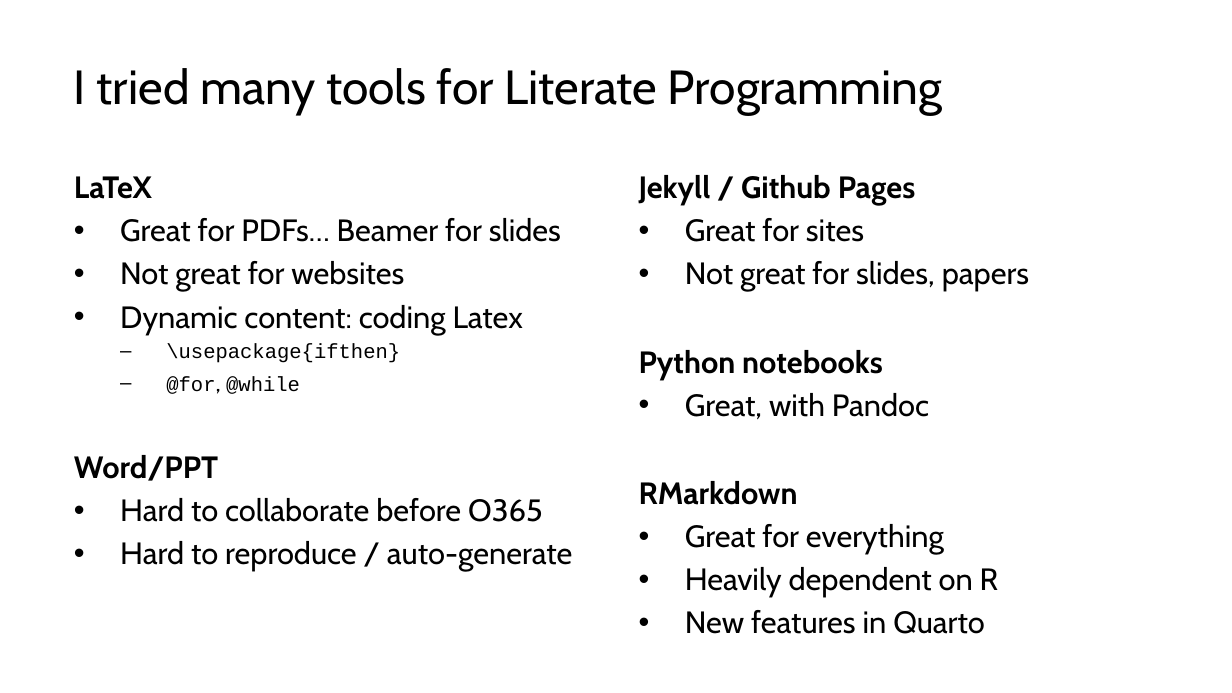
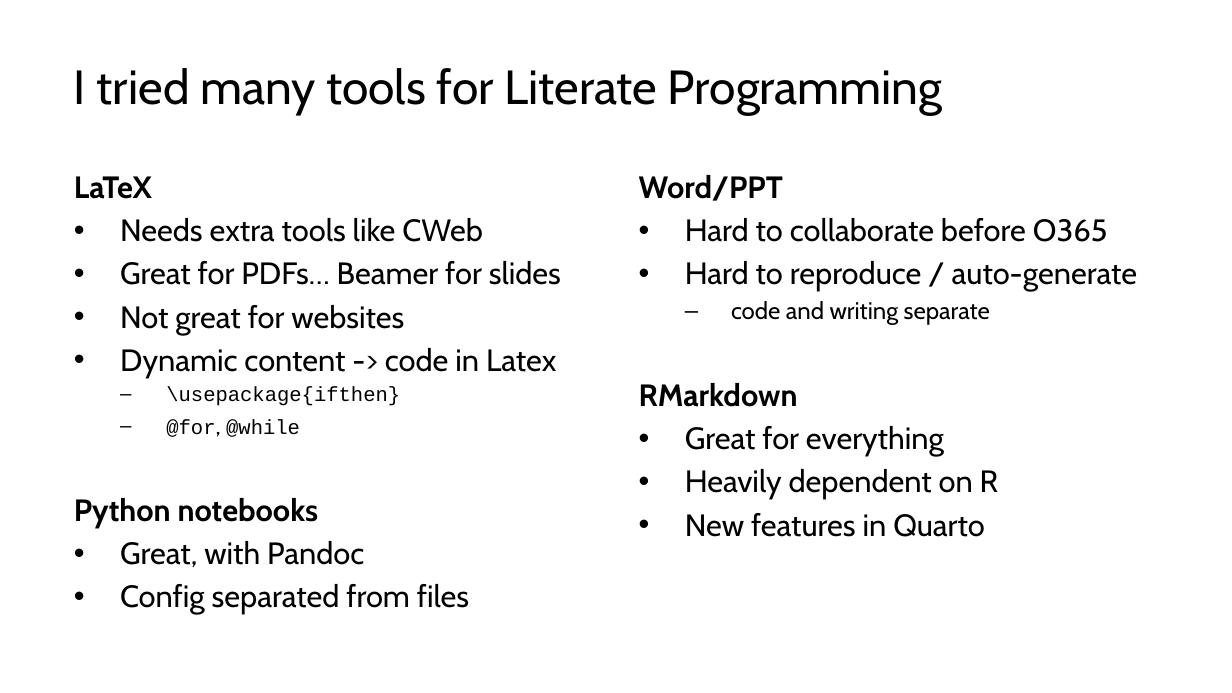
Before and after one commit to lucas-a-meyer/using-quarto, a slide deck: slide 5 of docs/presentation.pptx. Drawn at 1232x693 pixels with LibreOffice and Linux fonts; fonts in the diff are those of the drawing. Boxes give left, top, right and bottom in pixels: in the first picture for what was removed or moved away, otherwise in the second. Text is boxed around its words. In the diff, an @@ line names an element or a change of style, - is before the commit and + after.

```diff
--- a/docs/presentation.pptx
+++ b/docs/presentation.pptx
@@ text at (639,175,1137,325): text changed @@
-Jekyll / Github Pages
-• Great for sites
-• Not great for slides, papers
-Python notebooks
-• Great, with Pandoc
+Word/PPT
+• Hard to collaborate before O365
+• Hard to reproduce / auto-generate
+  – code and writing separate
@@ text at (120,218,483,242): paragraph added @@
+• Needs extra tools like CWeb
@@ text at (120,348,556,377): text changed @@
-• Dynamic content: coding Latex
+• Dynamic content -> code in Latex
@@ text at (74,498,469,614): text changed @@
-Word/PPT
-• Hard to collaborate before O365
-• Hard to reproduce / auto-generate
+Python notebooks
+• Great, with Pandoc
+• Config separated from files
```
Also in this commit, not shown: 8 other slides changed, 27 other files.
